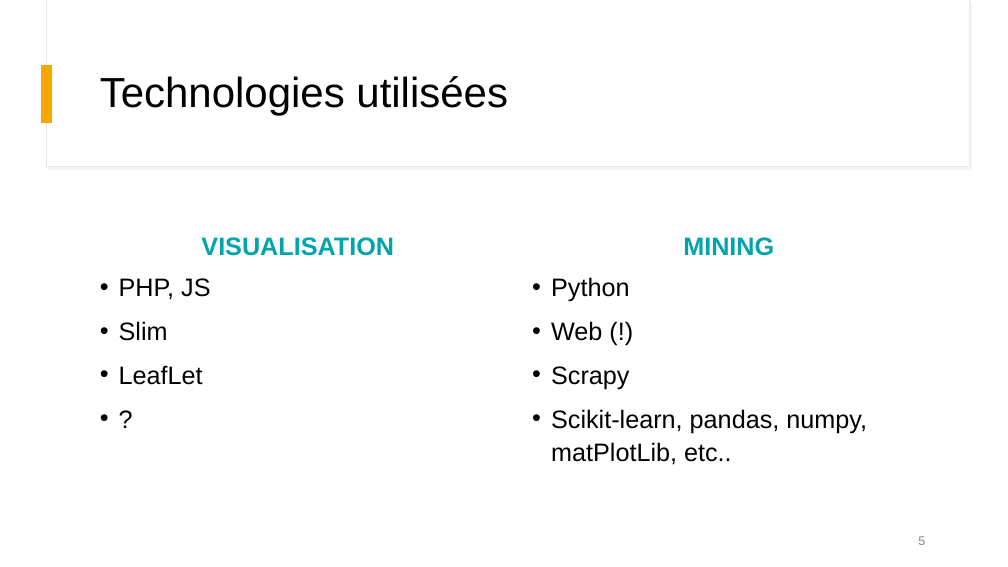
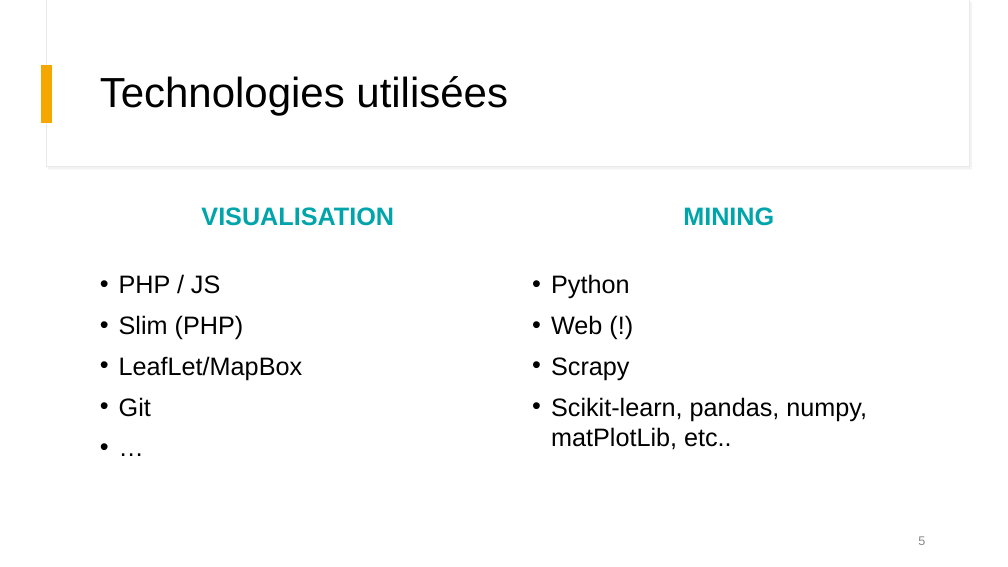
Before and after one commit to M-REEK/Avalanches, a slide deck: slide 5 of Presentation Oral/prez.odp. Drawn at 1008x567 pixels with LibreOffice and Linux fonts; fonts in the diff are those of the drawing. Boxes give left, top, right and bottom in pixels: in the first picture for what was removed or moved away, otherwise in the second. Text is boxed around its words. In the diff, an @@ line names an element or a change of style, - is before the commit and + after.

```diff
--- a/Presentation Oral/prez.odp
+++ b/Presentation Oral/prez.odp
@@ line spacing 1.1 to 1 in 3 elements at [201,207,394,226], [683,207,774,226], [551,274,867,450] @@
@@ text at [119,275,302,417]: text changed @@
-• PHP, JS
-• Slim
-• LeafLet
-• ?
+• PHP / JS
+• Slim (PHP)
+• LeafLet/MapBox
+• Git
+• …
```
Also in this commit, not shown: 5 other slides changed, 2 other files.
